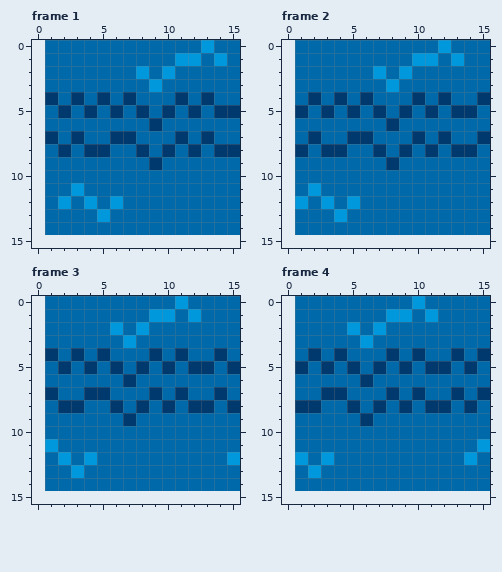
Pixel-art file: aseprite/bg_tile_water.aseprite. Above, as it was before the edit.
15x15 pixels, 15 frames. Shown: frame 1, frame 2, frame 3, frame 4. The old version is drawn lined up with the new one, on the new canvas. The commit also changed other frames, which this record leaves out.
The same view after the edit:
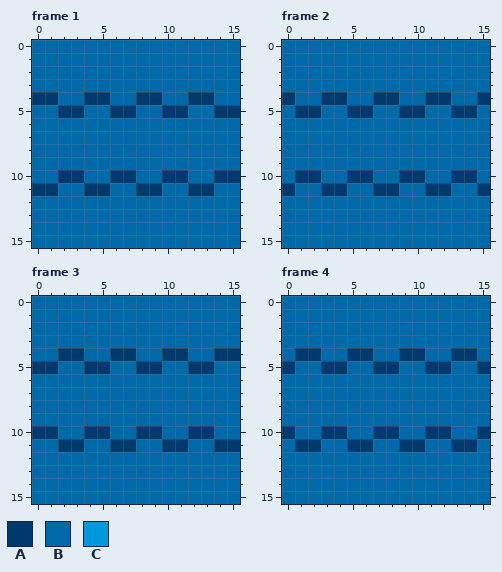
Palette (. is transparent): A #00396d  B #0069aa  C #0098dc
The edit:
canvas 15x15 -> 16x16, the old top-left corner now at 1,0
--- frame 1
@@ x 0..15 @@
- 0 .BBBBBBBBBBBBCBB
- 1 .BBBBBBBBBBCCBCB
- 2 .BBBBBBBCBCBBBBB
- 3 .BBBBBBBBCBBBBBB
- 4 .ABABABABBBABABB
- 5 .BABABABABABABAA
- 6 .BBBBBBBBABBBBBB
- 7 .ABABBAABBBABABB
- 8 .BABAABBABABABAA
- 9 .BBBBBBBBABBBBBB
-10 .BBBBBBBBBBBBBBB
-11 .BBCBBBBBBBBBBBB
-12 .BCBCBCBBBBBBBBB
-13 .BBBBCBBBBBBBBBB
-14 .BBBBBBBBBBBBBBB
-15 ................
+ 0 BBBBBBBBBBBBBBBB
+ 1 BBBBBBBBBBBBBBBB
+ 2 BBBBBBBBBBBBBBBB
+ 3 BBBBBBBBBBBBBBBB
+ 4 AABBAABBAABBAABB
+ 5 BBAABBAABBAABBAA
+ 6 BBBBBBBBBBBBBBBB
+ 7 BBBBBBBBBBBBBBBB
+ 8 BBBBBBBBBBBBBBBB
+ 9 BBBBBBBBBBBBBBBB
+10 BBAABBAABBAABBAA
+11 AABBAABBAABBAABB
+12 BBBBBBBBBBBBBBBB
+13 BBBBBBBBBBBBBBBB
+14 BBBBBBBBBBBBBBBB
+15 BBBBBBBBBBBBBBBB
--- frame 2
@@ x 0..15 @@
- 0 .BBBBBBBBBBBCBBB
- 1 .BBBBBBBBBCCBCBB
- 2 .BBBBBBCBCBBBBBB
- 3 .BBBBBBBCBBBBBBB
- 4 .BABABABBBABABBA
- 5 .ABABABABABABAAB
- 6 .BBBBBBBABBBBBBB
- 7 .BABBAABBBABABBA
- 8 .ABAABBABABABAAB
- 9 .BBBBBBBABBBBBBB
-10 .BBBBBBBBBBBBBBB
-11 .BCBBBBBBBBBBBBB
-12 .CBCBCBBBBBBBBBB
-13 .BBBCBBBBBBBBBBB
-14 .BBBBBBBBBBBBBBB
-15 ................
+ 0 BBBBBBBBBBBBBBBB
+ 1 BBBBBBBBBBBBBBBB
+ 2 BBBBBBBBBBBBBBBB
+ 3 BBBBBBBBBBBBBBBB
+ 4 ABBAABBAABBAABBA
+ 5 BAABBAABBAABBAAB
+ 6 BBBBBBBBBBBBBBBB
+ 7 BBBBBBBBBBBBBBBB
+ 8 BBBBBBBBBBBBBBBB
+ 9 BBBBBBBBBBBBBBBB
+10 BAABBAABBAABBAAB
+11 ABBAABBAABBAABBA
+12 BBBBBBBBBBBBBBBB
+13 BBBBBBBBBBBBBBBB
+14 BBBBBBBBBBBBBBBB
+15 BBBBBBBBBBBBBBBB
--- frame 3
@@ x 0..15 @@
- 0 .BBBBBBBBBBCBBBB
- 1 .BBBBBBBBCCBCBBB
- 2 .BBBBBCBCBBBBBBB
- 3 .BBBBBBCBBBBBBBB
- 4 .ABABABBBABABBAB
- 5 .BABABABABABAABA
- 6 .BBBBBBABBBBBBBB
- 7 .ABBAABBBABABBAB
- 8 .BAABBABABABAABA
- 9 .BBBBBBABBBBBBBB
-10 .BBBBBBBBBBBBBBB
-11 .CBBBBBBBBBBBBBB
-12 .BCBCBBBBBBBBBBC
-13 .BBCBBBBBBBBBBBB
-14 .BBBBBBBBBBBBBBB
-15 ................
+ 0 BBBBBBBBBBBBBBBB
+ 1 BBBBBBBBBBBBBBBB
+ 2 BBBBBBBBBBBBBBBB
+ 3 BBBBBBBBBBBBBBBB
+ 4 BBAABBAABBAABBAA
+ 5 AABBAABBAABBAABB
+ 6 BBBBBBBBBBBBBBBB
+ 7 BBBBBBBBBBBBBBBB
+ 8 BBBBBBBBBBBBBBBB
+ 9 BBBBBBBBBBBBBBBB
+10 AABBAABBAABBAABB
+11 BBAABBAABBAABBAA
+12 BBBBBBBBBBBBBBBB
+13 BBBBBBBBBBBBBBBB
+14 BBBBBBBBBBBBBBBB
+15 BBBBBBBBBBBBBBBB
--- frame 4
@@ x 0..15 @@
- 0 .BBBBBBBBBCBBBBB
- 1 .BBBBBBBCCBCBBBB
- 2 .BBBBCBCBBBBBBBB
- 3 .BBBBBCBBBBBBBBB
- 4 .BABABBBABABBABA
- 5 .ABABABABABAABAB
- 6 .BBBBBABBBBBBBBB
- 7 .BBAABBBABABBABA
- 8 .AABBABABABAABAB
- 9 .BBBBBABBBBBBBBB
-10 .BBBBBBBBBBBBBBB
-11 .BBBBBBBBBBBBBBC
-12 .CBCBBBBBBBBBBCB
-13 .BCBBBBBBBBBBBBB
-14 .BBBBBBBBBBBBBBB
-15 ................
+ 0 BBBBBBBBBBBBBBBB
+ 1 BBBBBBBBBBBBBBBB
+ 2 BBBBBBBBBBBBBBBB
+ 3 BBBBBBBBBBBBBBBB
+ 4 BAABBAABBAABBAAB
+ 5 ABBAABBAABBAABBA
+ 6 BBBBBBBBBBBBBBBB
+ 7 BBBBBBBBBBBBBBBB
+ 8 BBBBBBBBBBBBBBBB
+ 9 BBBBBBBBBBBBBBBB
+10 ABBAABBAABBAABBA
+11 BAABBAABBAABBAAB
+12 BBBBBBBBBBBBBBBB
+13 BBBBBBBBBBBBBBBB
+14 BBBBBBBBBBBBBBBB
+15 BBBBBBBBBBBBBBBB
Boxes around the changes in both pictures, in picture pixels (x1, y1, x2, y2):
changed: (32, 40, 240, 248)
changed: (282, 40, 490, 248)
changed: (32, 296, 240, 504)
changed: (282, 296, 490, 504)
